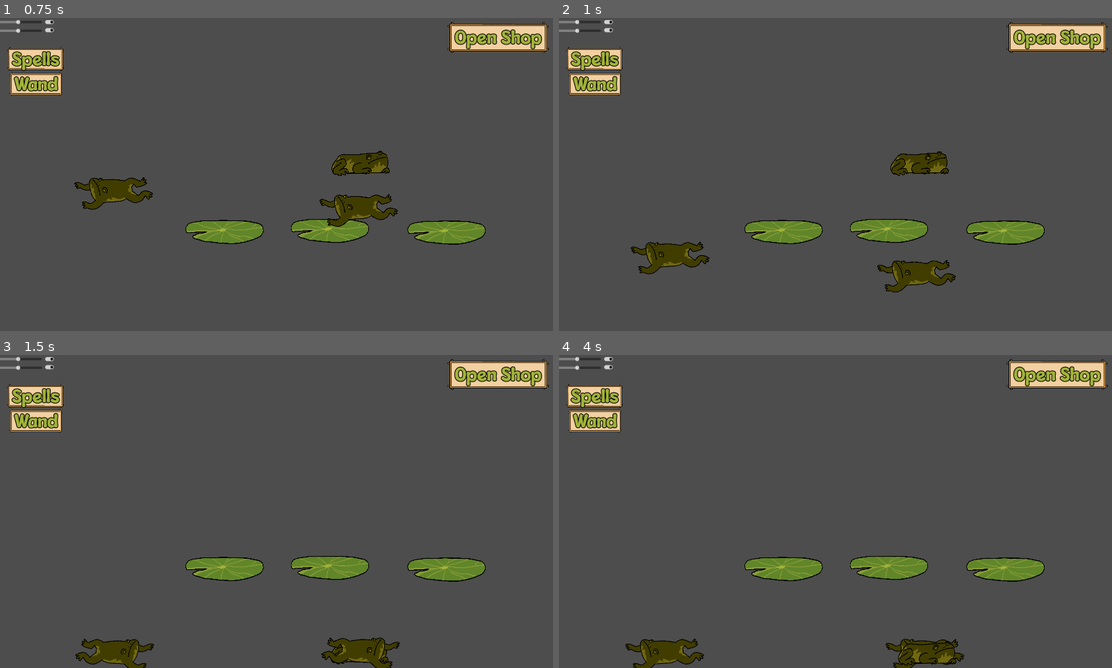
Above: before the commit, frames 1-4 (two rows, left to right).
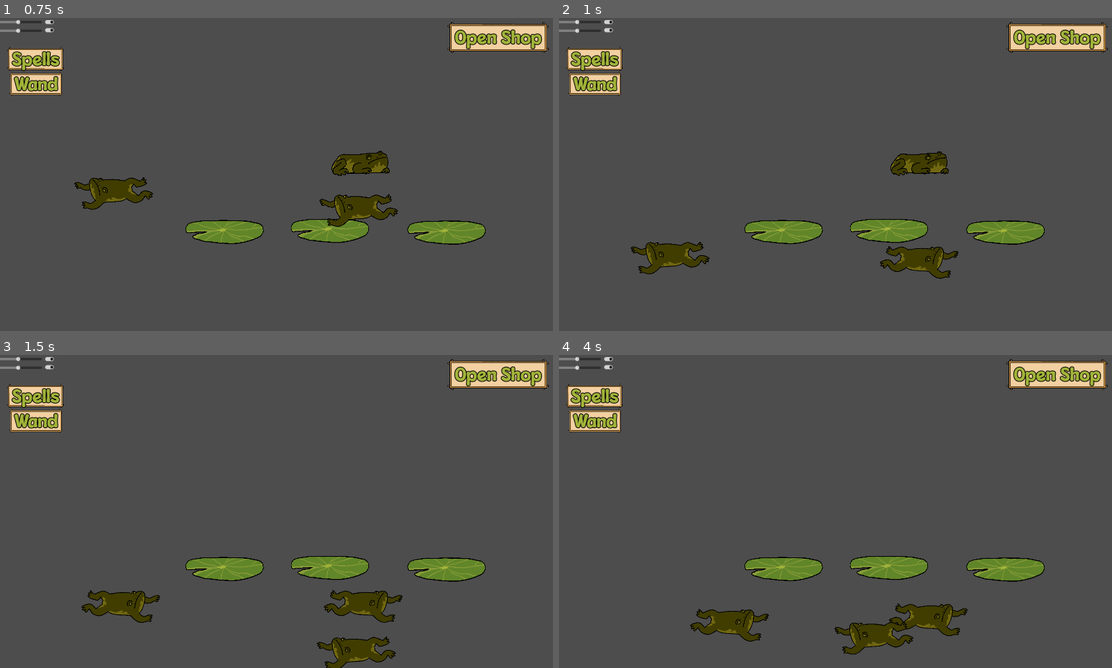
Above: after the commit, the same moments.

Repository: NotTom31/FroggeeToadems
Game: Godot game, scene res://Scenes/Levels/Test/brendan-testing.tscn
The game is run twice, just before and just after one commit, with the same random seed, the same clock (stepped at 60 frames per second) and the same inputs. This scene is started directly instead of the project's main scene.
Inputs (mouse positions are in pixels of both pictures, inside the frame that each line leads up to):
- Up to frame 1 (0.75 s): move the mouse to (359, 165) at 0.52 s; hold Right (ui_right) from 0.53 s (still down); click (359, 165) at 0.67 s
- Up to frame 2 (1 s): keep holding Right (ui_right); tap Up (ui_up) at 0.77 s
- Up to frame 3 (1.5 s): keep holding Right (ui_right); move the mouse to (359, 652) at 1.27 s; click (359, 652) at 1.42 s
- Up to frame 4 (4 s): tap Up (ui_up) at 1.52, 3.02, 3.77 s; move the mouse to (675, 655) at 2.02 s; release Right (ui_right) at 2.03 s; hold Left (ui_left) 2.03-2.78 s; click (675, 655) at 2.17 s; move the mouse to (680, 652) at 2.77 s; hold Right (ui_right) from 2.78 s (still down); click (680, 652) at 2.92 s; move the mouse to (923, 655) at 3.52 s; click (923, 655) at 3.67 s

Frame 1 is identical in both runs. In frame 2, 1.2% of the frame differs, in the area x 57-73%, y 72-88%; in frame 3, 3.2%; in frame 4, 4.2%, in the area x 11-74%, y 79-100%.

Commit message:
tentative fix to swimming ai

Diff:
--- a/Code/FrogLogic/FrogStates/FrogCharge.gd
+++ b/Code/FrogLogic/FrogStates/FrogCharge.gd
@@ -9,6 +9,7 @@
 var CanJump
 
 func Enter():
+	frog.velocity = frog.velocity/5
 	CanJump = true
 	play_charge_animation()
 
--- a/Code/FrogLogic/FrogStates/FrogSwim.gd
+++ b/Code/FrogLogic/FrogStates/FrogSwim.gd
@@ -1,16 +1,67 @@
 extends State
 class_name FrogSwim
 
-@export var move_speed := 40.0
+@export var move_speed_x := 200
+@export var move_speed_y :=60
+# percentage of velocity maintained per delta step, 1 = no friction
+@export var damping = 0.988
 
 var move_direction : Vector2
 var wander_time : float
 
+#var to track if the frog has kicked (max acceleration)
+var push : bool
+
+#defining bounding box for frogs; closer they are to borders the more they are impelled to swim in; if beyond borders they can only swim in
+var left_bound = -680
+var right_bound = 800
+var xrange = right_bound-left_bound
+var hi_bound = 630
+var lo_bound = 750
+var yrange = lo_bound-hi_bound
+
 func randomize_wander():
-	move_direction = Vector2(randf_range(-1, 1), 0).normalized()
-	wander_time = randf_range(1, 3)
+	# calculate how close frogs are to center of bounding box
+	# if at center return 0
+	# if at edges, return 1 (right) or -1 (left)
+	# outside of edges, |ratio| > 1
+	var ratiox = (2*(frog.position.x-left_bound)/xrange) - 1
+	var ratioy = (2*(frog.position.y-hi_bound)/yrange)- 1
+	# ratio is used in denominator, so must handle divide by 0 case w arbitrary small number
+	if ratiox == 0:
+		ratiox = .01
+	if ratioy == 0:
+		ratioy = .01
+
+	move_direction = Vector2(
+		# x dir
+		randf_range(-1, 1)
+		# random component more influential if close to center
+		*(1/ratiox)
+		# bias more influential if close to edge
+		-ratiox,
+		# y dir
+		randf_range(-1,1)*(1/ratioy)-ratioy
+		# convert to unit vec
+		).normalized()
+	wander_time = randf_range(1, 4)
+	# reset velocity, which is gradually decreased in delta function
+	push = true
+
+	# old implementation, rejected bc all frogs tend to center
+	#var ratiox = (frog.position.x-left_bound)/xrange
+	#var ratioy = (frog.position.y-hi_bound)/yrange
+	#
+	#move_direction = Vector2(
+		## x dir
+		#randf_range(-1*ratiox, 1-ratiox),
+		## y dir
+		#randf_range(-1*(ratioy), 1-(ratioy))
+		#).normalized()
+	#wander_time = randf_range(1, 4)
 
 func Enter():
+	frog.disable_gravity()
 	if get_tree().root.get_child(0) is Main:
 		get_tree().root.get_child(0).play_sound("splash_med")
 	$"../../FrogSpriteHandler".play_jump()
@@ -27,13 +78,18 @@
 func Update(delta: float):
 	if wander_time > 0:
 		wander_time -= delta
-
 	else:
 		pass
-		Transitioned.emit(self, "FrogCharge")
+		#Transitioned.emit(self, "FrogCharge")
+		# changed from forcing jump after each wander to chance of jump after each wander
+		var jump_chance = randi_range(1,3)
+		if jump_chance == 3:
+			Transitioned.emit(self, "FrogCharge")
 		randomize_wander()
 
 func Physics_Update(delta: float):
-	if frog && frog.is_on_floor():
-		frog.velocity = Vector2(move_direction.x * move_speed, frog.velocity.y + move_direction.y)
-		#frog.rotation = lerp(frog.rotation, 60.0, 1.0)
+	if push == true: #frog: #&& frog.is_on_floor():
+		frog.velocity = Vector2(move_direction.x * move_speed_x, move_direction.y * move_speed_y)
+		push = false
+	else:
+		frog.velocity = frog.velocity*damping
--- a/Code/FrogLogic/FrogTypes/basic_frog.gd
+++ b/Code/FrogLogic/FrogTypes/basic_frog.gd
@@ -14,13 +14,14 @@
 var mouse_position
 var is_sprite_flipped = false
 var ribbit_timer : float = 0.0
+var over_water = false
 
 var original_layer: int
 var original_mask: int
 
 var slot_beneath : FrogSlot = null
 signal Transitioned
-signal frog_deselected(frog : BasicFrog, pos : Vector2)
+signal frog_deselected(frog : BasicFrog, pos : Vector2, over_water : bool)
 signal slot_assigned(frog : BasicFrog, slot : FrogSlot)
 
 var on_lillypad := false:
@@ -85,7 +86,7 @@
 				assign_to_slot(null)
 			else:
 				selected = false
-				frog_deselected.emit(self, global_position)
+				frog_deselected.emit(self, global_position, over_water)
 		elif lvl_manager.state == LevelManager.ClickState.WAND:
 			var lil = find_lillypad_below()
 			if lil != null:
--- a/Code/Legacy/frog_detection_area.gd
+++ b/Code/Legacy/frog_detection_area.gd
@@ -5,6 +5,13 @@
 	var parent = area.get_parent()
 	if parent is not BasicFrog:
 		return
+	parent.over_water = true
 	var current_state = parent.get_node("StateMachine").current_state
 	if current_state is FrogFall or current_state is FrogJump:
 		parent.transition_to_swim()
+
+func _on_area_exited(area: Area2D) -> void:
+	var parent = area.get_parent()
+	if parent is not BasicFrog:
+		return
+	parent.over_water = false
--- a/Code/Managers/LevelManager.gd
+++ b/Code/Managers/LevelManager.gd
@@ -231,11 +231,14 @@
 			result = fs
 	return result
 
-func _on_frog_deselected(frog: BasicFrog, pos: Vector2) -> void:
+func _on_frog_deselected(frog: BasicFrog, pos: Vector2, over_water : bool) -> void:
 	var slot = closest_open_frog_slot(pos)
 
 	if slot == null:
-		frog.Transitioned.emit("FrogFall")
+		if over_water == true:
+			frog.Transitioned.emit("FrogSwim")
+		else:
+			frog.Transitioned.emit("FrogFall")
 		return
 
 	frog.Transitioned.emit("FrogStacked")
--- a/Scenes/FrogDetectionArea.tscn
+++ b/Scenes/FrogDetectionArea.tscn
@@ -4,12 +4,13 @@
 [ext_resource type="Script" path="res://Code/Legacy/frog_detection_area.gd" id="1_ppca7"]
 
 [sub_resource type="RectangleShape2D" id="RectangleShape2D_604wb"]
-size = Vector2(1920, 40)
+size = Vector2(1920, 318)
 
 [node name="FrogDetectionArea" type="Area2D"]
 script = ExtResource("1_ppca7")
 
 [node name="CollisionShape2D" type="CollisionShape2D" parent="."]
+position = Vector2(0, -139)
 shape = SubResource("RectangleShape2D_604wb")
 
 [node name="Sprite2D" type="Sprite2D" parent="."]
@@ -19,3 +20,4 @@
 texture = ExtResource("1_alkt3")
 
 [connection signal="area_entered" from="." to="." method="_on_area_entered"]
+[connection signal="area_exited" from="." to="." method="_on_area_exited"]
--- a/Scenes/Frogs/FrogTypes/fat_frog.tscn
+++ b/Scenes/Frogs/FrogTypes/fat_frog.tscn
@@ -75,7 +75,6 @@
 [node name="AnimatedSprite2D" parent="." index="1"]
 scale = Vector2(0.15, 0.2)
 sprite_frames = SubResource("SpriteFrames_w1on3")
-animation = &"idle"
 
 [node name="FrogSpriteHandler" parent="." index="2"]
 rest_sprite_scale = Vector2(0.15, 0.2)
--- a/Scenes/Frogs/FrogTypes/mud_frog.tscn
+++ b/Scenes/Frogs/FrogTypes/mud_frog.tscn
@@ -71,7 +71,6 @@
 [node name="AnimatedSprite2D" parent="." index="1"]
 scale = Vector2(0.15, 0.2)
 sprite_frames = SubResource("SpriteFrames_rm5ts")
-animation = &"idle"
 
 [node name="FrogSpriteHandler" parent="." index="2"]
 rest_sprite_scale = Vector2(0.15, 0.2)
--- a/Scenes/Levels/Test/brendan-testing.tscn
+++ b/Scenes/Levels/Test/brendan-testing.tscn
@@ -1,6 +1,6 @@
 [gd_scene load_steps=3 format=3 uid="uid://bsaoimojl71v6"]
 
-[ext_resource type="PackedScene" uid="uid://cog6dh2xtn66n" path="res://Scenes/Levels/Test/Main-Scene-Tom.tscn" id="1_xckjc"]
+[ext_resource type="PackedScene" uid="uid://cog6dh2xtn66n" path="res://Scenes/UI/Levels/Test/Main-Scene-Tom.tscn" id="1_xckjc"]
 [ext_resource type="PackedScene" uid="uid://1k1rcvp03xma" path="res://Scenes/Managers/sound_manager.tscn" id="2_sjxra"]
 
 [node name="Brendan-testing" type="Node2D"]
@@ -11,6 +11,7 @@
 
 [editable path="LevelManager"]
 [editable path="LevelManager/Wand"]
+[editable path="LevelManager/Canvas_Shop"]
 [editable path="LevelManager/Lillypads/Lillypad"]
 [editable path="LevelManager/Lillypads/Lillypad2"]
 [editable path="LevelManager/Lillypads/Lillypad3"]
